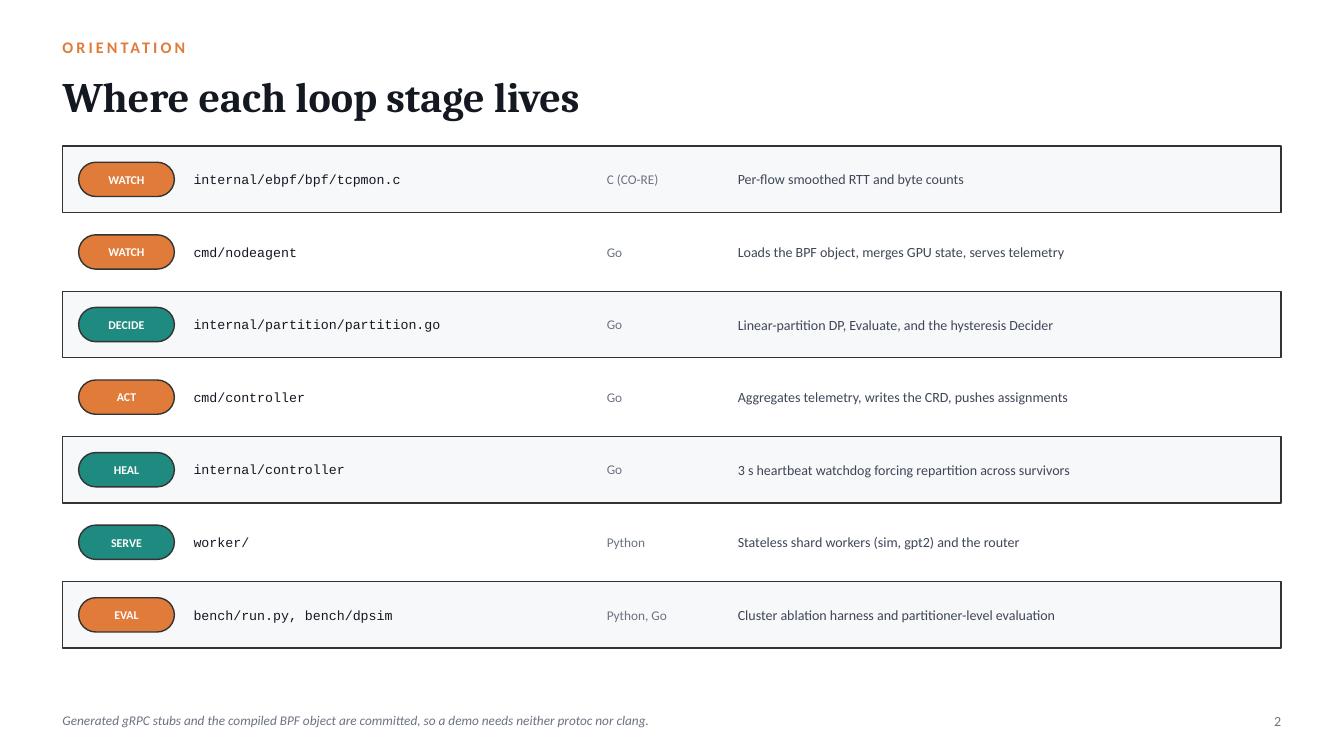
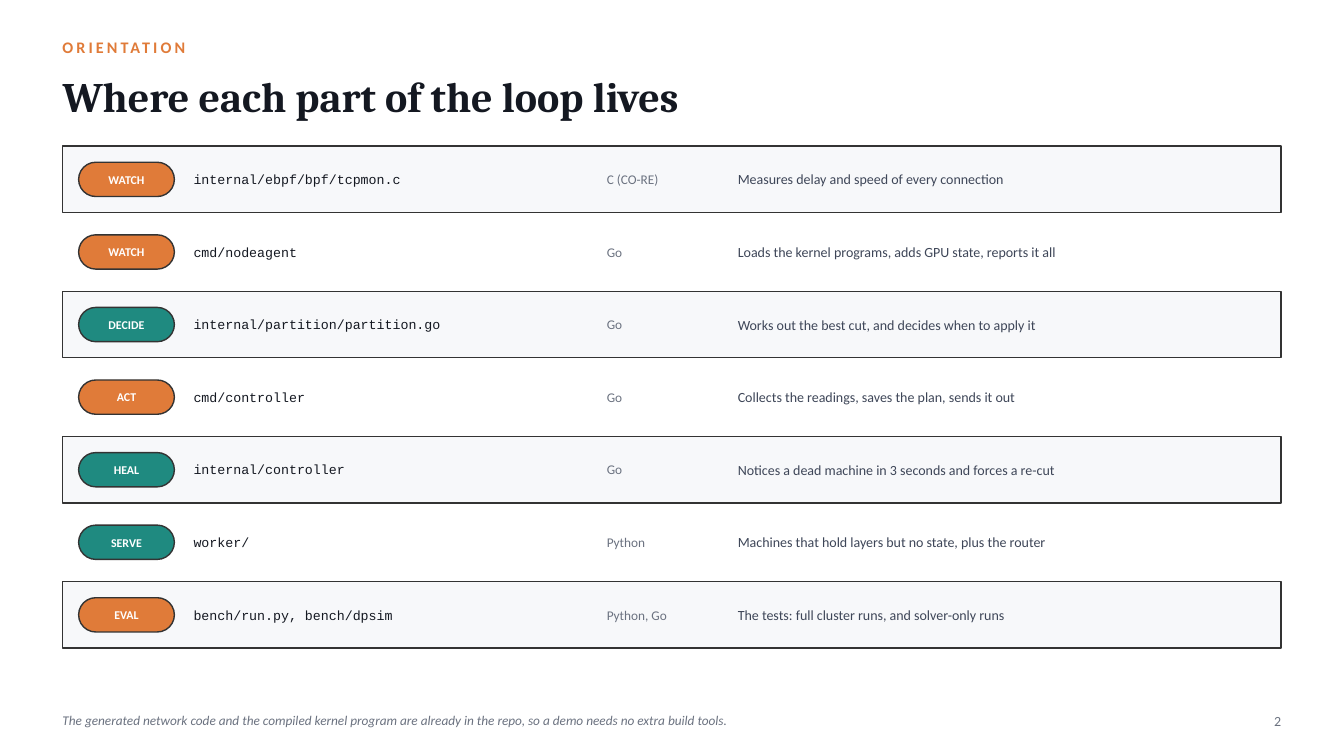
Before and after one commit to karnati-praveen/ebpf-, a slide deck: slide 2 of docs/presentation/KubeEdgeInfer-CodeDemo.pptx. Drawn at 1344x756 pixels with LibreOffice and Linux fonts; fonts in the diff are those of the drawing. Boxes give left, top, right and bottom in pixels: in the first picture for what was removed or moved away, otherwise in the second. Text is boxed around its words. In the diff, an @@ line names an element or a change of style, - is before the commit and + after.

```diff
--- a/docs/presentation/KubeEdgeInfer-CodeDemo.pptx
+++ b/docs/presentation/KubeEdgeInfer-CodeDemo.pptx
@@ text at (63, 82, 679, 121): text changed @@
-Where each loop stage lives
+Where each part of the loop lives
@@ text at (738, 174, 1003, 186): text changed @@
-Per-flow smoothed RTT and byte counts
+Measures delay and speed of every connection
@@ text at (738, 247, 1055, 260): text changed @@
-Loads the BPF object, merges GPU state, serves telemetry
+Loads the kernel programs, adds GPU state, reports it all
@@ text at (738, 320, 1036, 332): text changed @@
-Linear-partition DP, Evaluate, and the hysteresis Decider
+Works out the best cut, and decides when to apply it
@@ text at (738, 392, 1015, 405): text changed @@
-Aggregates telemetry, writes the CRD, pushes assignments
+Collects the readings, saves the plan, sends it out
@@ text at (738, 465, 1055, 475): text changed @@
-3 s heartbeat watchdog forcing repartition across survivors
+Notices a dead machine in 3 seconds and forces a re-cut
@@ text at (738, 537, 1046, 550): text changed @@
-Stateless shard workers (sim, gpt2) and the router
+Machines that hold layers but no state, plus the router
@@ text at (738, 610, 1004, 622): text changed @@
-Cluster ablation harness and partitioner-level evaluation
+The tests: full cluster runs, and solver-only runs
@@ text at (62, 716, 727, 727): text changed @@
-Generated gRPC stubs and the compiled BPF object are committed, so a demo needs neither protoc nor clang.
+The generated network code and the compiled kernel program are already in the repo, so a demo needs no extra build tools.
```
Also in this commit, not shown: 5 other slides changed, 10 other files.
